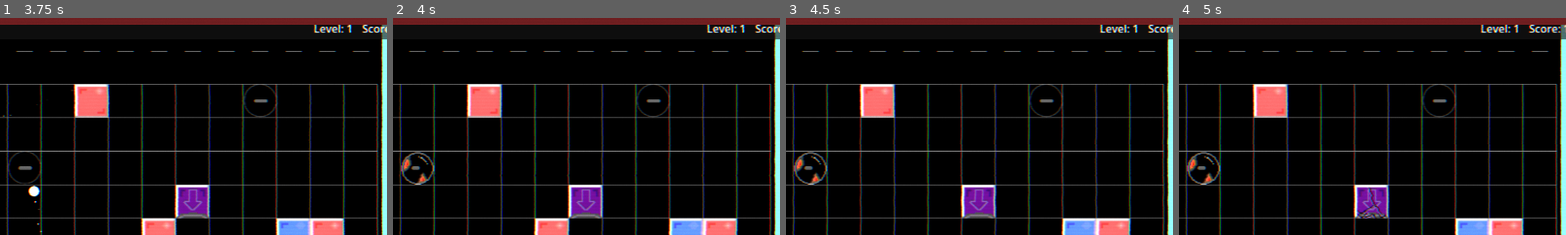
Above: before the commit, frames 1-4 (left to right).
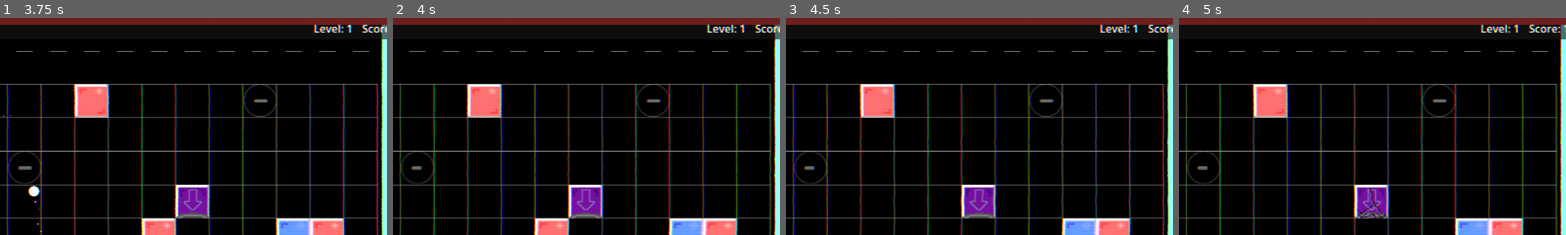
Above: after the commit, the same moments.

Repository: Nicheen/NotPong2025
Game: Godot game, scene res://scenes/menus/main_menu.tscn
Same seed, same stepped clock (60 frames per second), same inputs: the game is played once before the commit and once after it.
Inputs (mouse positions are % of the whole screen's width and height, from its top left):
- Up to frame 1 (3.75 s): click "START GAME" at 0.5 s; tap Enter (ui_accept) at 1.25, 1.52, 2.27 s; move the mouse to (45, 70) at 1.27 s; hold W (teleport_up) 1.28-2.78 s; click (45, 70) at 1.35 s; move the mouse to (80, 65) at 2.02 s; click (80, 65) at 2.1 s; move the mouse to (20, 35) at 2.77 s; hold A (move_left) from 2.78 s (still down); click (20, 35) at 2.85 s; move the mouse to (55, 50) at 3.52 s; click (55, 50) at 3.6 s
- Up to frame 2 (4 s): keep holding A (move_left); tap Enter (ui_accept) at 3.77 s
- Up to frame 3 (4.5 s): move the mouse to (35, 25) at 4.27 s; release A (move_left) at 4.28 s; hold S (teleport_down) from 4.28 s (still down); click (35, 25) at 4.35 s
- Up to frame 4 (5 s): keep holding S (teleport_down); tap Enter (ui_accept) at 4.52 s
The pictures show only the part of the screen within x 34-84%, y 0-50%; the shares and areas given below are measured in that part.

Frame 1 is identical in both runs. In frame 2, 0.6% of the frame differs, in the area x 2-11%, y 61-77%; in frame 3, 0.6%; in frame 4, 0.6%.

Commit message:
Revert "Merge branch 'main' of https://github.com/Nicheen/NotPong2025"
This reverts commit 412e0e21e8724b8cc20ca29f0985b9fc372b46fe, reversing
changes made to bdfe006569179d308989c48fd59f1bc998557c2b.

Diff:
--- a/NOTPONG/effects/laser.tscn
+++ b/NOTPONG/effects/laser.tscn
@@ -139,7 +139,7 @@
 [node name="Line2D" type="Line2D" parent="."]
 unique_name_in_owner = true
 visible = false
-points = PackedVector2Array(40, 0, 0, 0)
+points = PackedVector2Array(40, 0, 1400, 0)
 texture = SubResource("ImageTexture_btyrk")
 texture_mode = 2
 begin_cap_mode = 2
--- a/NOTPONG/scripts/obj/enemy/enemy.gd
+++ b/NOTPONG/scripts/obj/enemy/enemy.gd
@@ -1,7 +1,7 @@
 extends StaticBody2D
 
 # Enemy settings
-@export var max_health: int = 20
+@export var max_health: int = 30
 @export var score_value: int = 100
 @export var enemy_type: String = "basic"
 
@@ -11,8 +11,6 @@
 @onready var collision_shape: CollisionShape2D = $CollisionShape2D
 @onready var health_bar: ProgressBar = get_node_or_null("HealthBar")
 
-var normal_texture: Texture2D
-var cracked_texture: Texture2D
 # Internal variables
 var current_health: int
 var is_dead: bool = false
@@ -29,10 +27,7 @@
 
 	if sprite:
 		original_color = sprite.modulate
-		normal_texture = sprite.texture
-
-		# Load the cracked texture
-		cracked_texture = load("res://images/Bomb2.png")
+
 	if health_bar:
 		health_bar.max_value = max_health
 		health_bar.value = current_health
@@ -50,8 +45,7 @@
 
 	current_health -= damage
 	current_health = max(0, current_health)
-	if   current_health < max_health:
-		change_to_cracked_sprite()
+
 	if health_bar:
 		health_bar.value = current_health
 
@@ -95,11 +89,6 @@
 	print("Enemy destroyed by laser (no score awarded)")
 	enemy_died.emit(0, global_position)
 	play_death_effect()
-
-func change_to_cracked_sprite():
-	"""Change the sprite to the cracked version"""
-	if sprite and cracked_texture:
-		sprite.texture = cracked_texture
 
 func show_damage_effect():
 	if not sprite:
Binary file removed: NOTPONG/images/Bomb1.png
Binary file removed: NOTPONG/images/Bomb2.png
Binary file removed: NOTPONG/images/PlayerProjectile1.png
Binary file removed: NOTPONG/images/PlayerProjectile2.png
Binary file removed: NOTPONG/images/PlayerProjectile3.png
Not shown: 1 places in NOTPONG/scenes/obj/bosses/Boss1.tscn that only renumber resources
